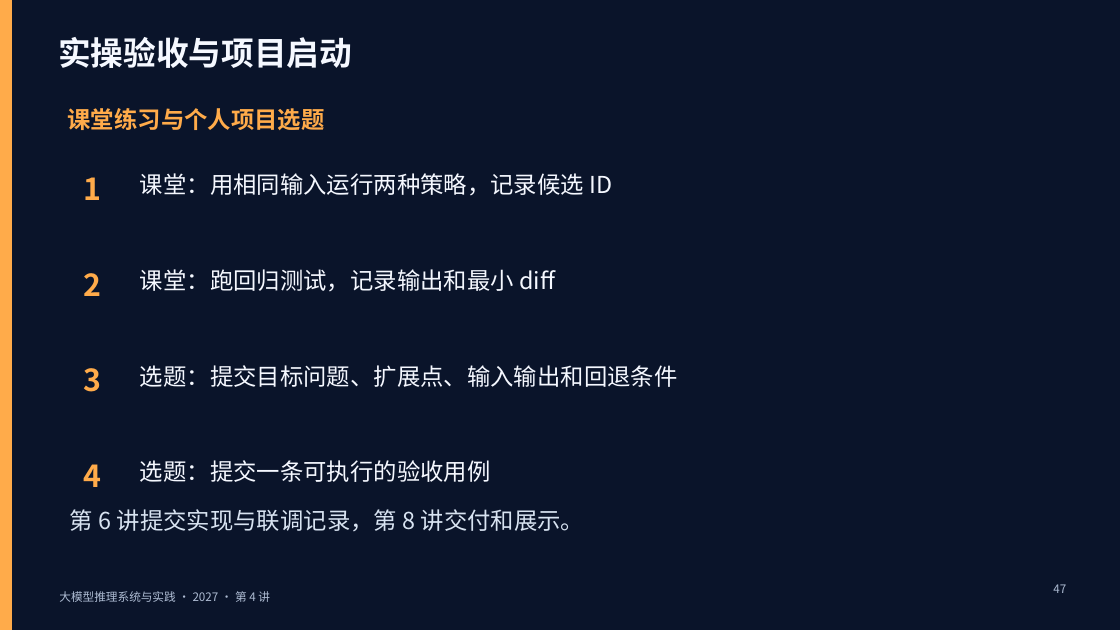
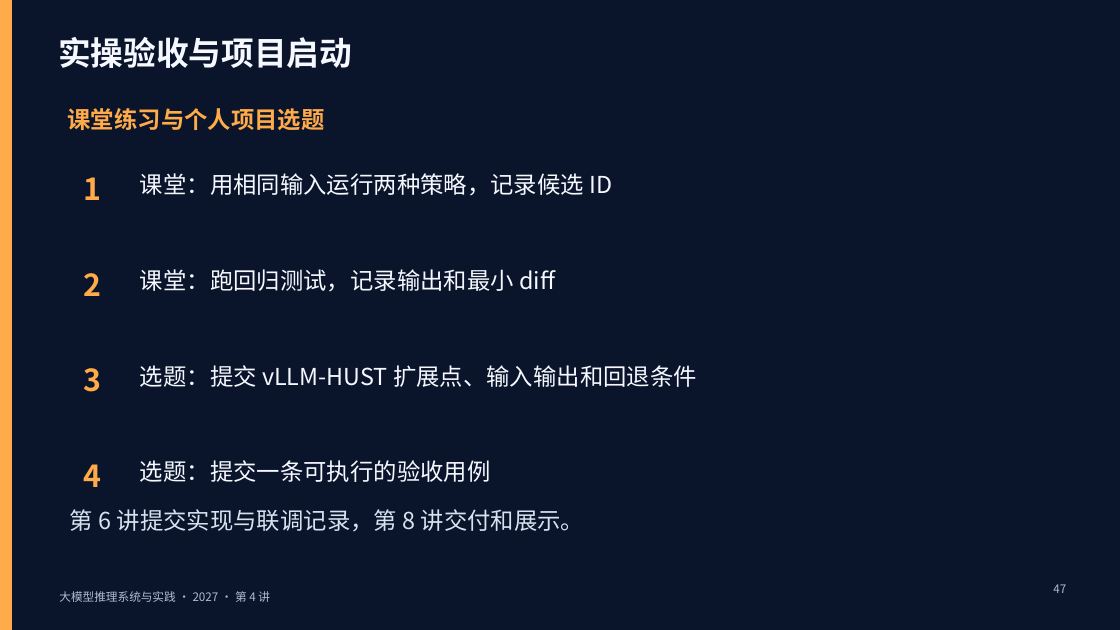
Before and after one commit to vLLM-HUST/intro-to-llm-inference-engines, a slide deck: slide 47 of build/slides/2027/lectures-8-pptx/第04讲_开源实践与课程项目.pptx. Drawn at 1120x630 pixels with LibreOffice and Linux fonts; fonts in the diff are those of the drawing. Boxes give left, top, right and bottom in pixels: in the first picture for what was removed or moved away, otherwise in the second. Text is boxed around its words. In the diff, an @@ line names an element or a change of style, - is before the commit and + after.

```diff
--- a/build/slides/2027/lectures-8-pptx/第04讲_开源实践与课程项目.pptx
+++ b/build/slides/2027/lectures-8-pptx/第04讲_开源实践与课程项目.pptx
@@ text at <box>140,365,697,387</box>: text changed @@
-选题：提交目标问题、扩展点、输入输出和回退条件
+选题：提交 vLLM-HUST 扩展点、输入输出和回退条件
```
Also in this commit, not shown: 1 other slide changed, 17 other files.
